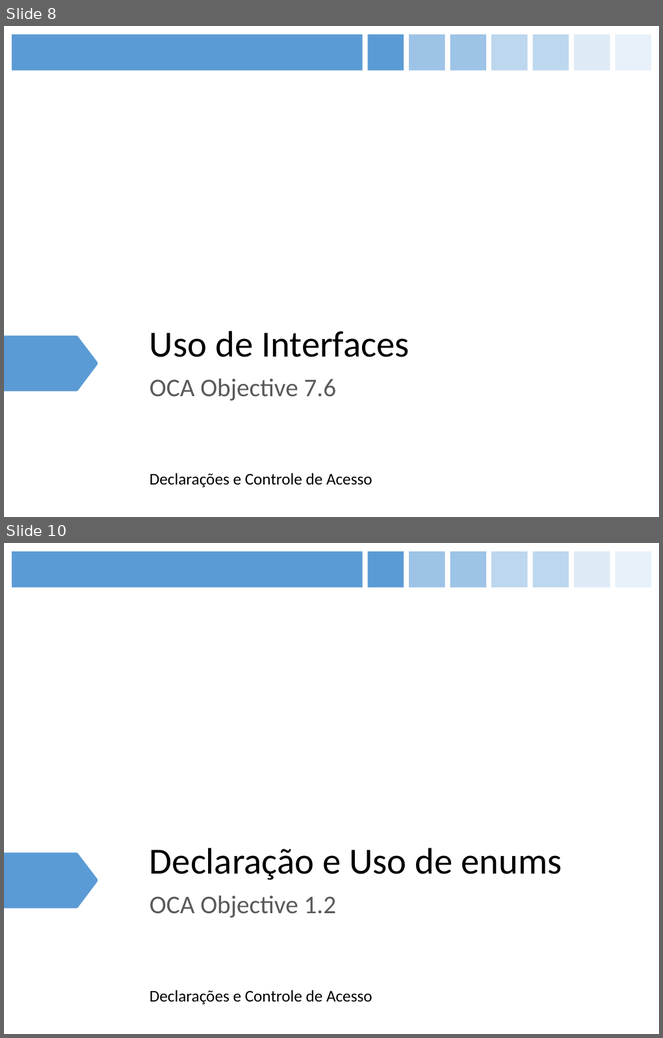
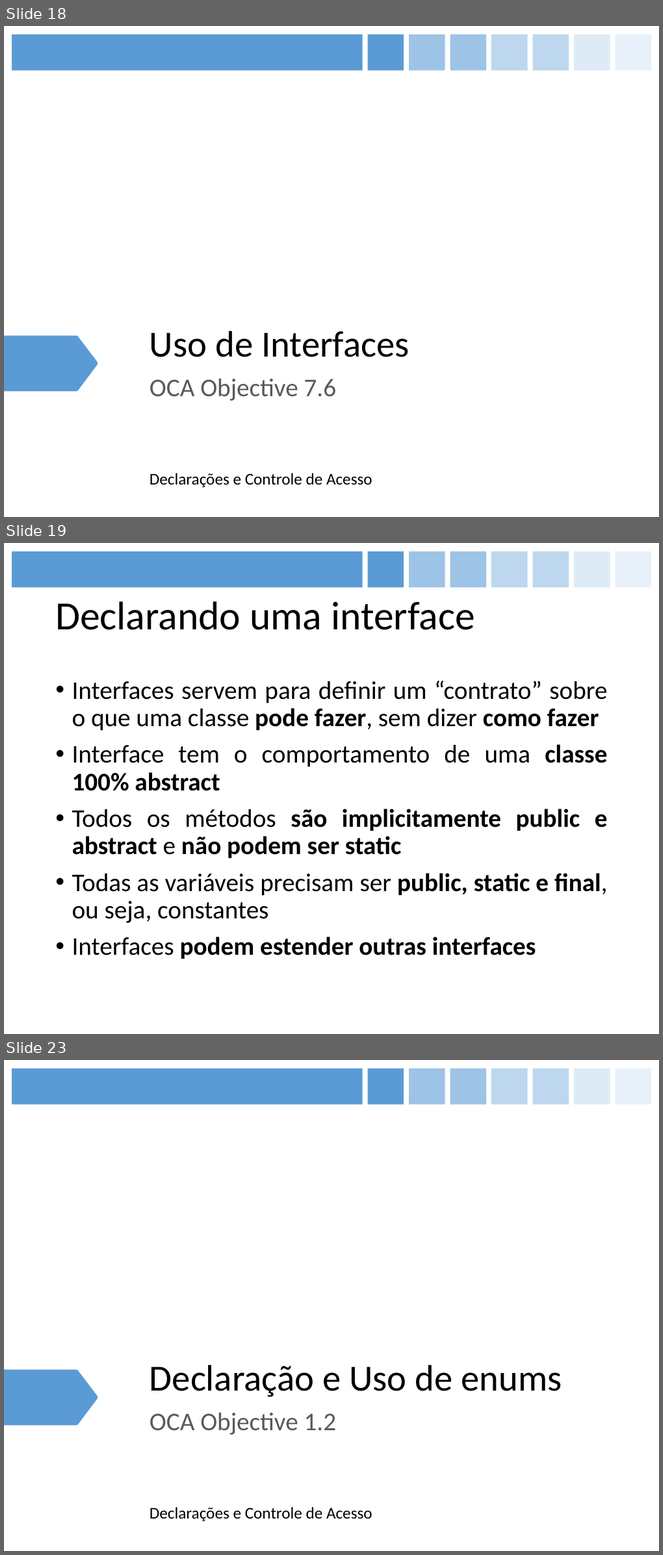
Before and after one commit to figueiredojrr/treinamentoJavaSeOcaAgosto, a slide deck: OCA.pptx. Shown one above the other, each under a label of ours: slides 8 and 10 before the commit, slides 18, 19 and 23 after it; the slides between them are not shown. The pictures are 663x1038 and 663x1555 pixels, drawn with LibreOffice and Linux fonts; fonts in the diff are those of the drawing. Boxes give left, top, right and bottom in pixels: in the first picture for what was removed or moved away, otherwise in the second. Text is boxed around its words. In the diff, an @@ line names an element or a change of style, - is before the commit and + after.

```diff
--- a/OCA.pptx
+++ b/OCA.pptx
@@ slide 19 added at (4,543,659,1034), background #FFFFFF; not listed: 8 template elements that a slide beside it also shows @@
@@ title added at (55,601,475,630), 44 pt, text #000000 @@
+Declarando uma interface
@@ text added at (72,681,608,959), 28 pt, text #000000 @@
+• Interfaces servem para definir um “contrato” sobre o que uma classe pode fazer, sem dizer como fazer
+• Interface tem o comportamento de uma classe 100% abstract
+• Todos os métodos são implicitamente public e abstract e não podem ser static
+• Todas as variáveis precisam ser public, static e final, ou seja, constantes
+• Interfaces podem estender outras interfaces
@@ what was slide 8 is now slide 18 @@
@@ what was slide 10 is now slide 23 @@
```
Also in this commit, not shown: 2 slides changed, 12 other slides added.
